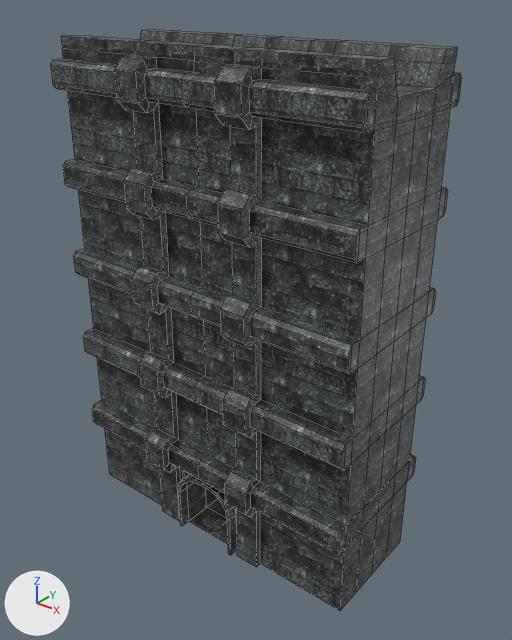
What one commit did to the FBX model Assets/3Dmodels/WallWithGate.fbx.
Camera for both pictures: a 50 mm lens placed at (30.9, -37.2, 41.2), pointed at (0.9, 0.3, 18.0). Arrows for +X, +Y and +Z are at lower left; the lights stay in place. Mesh edges are drawn as thin lines.

Names of what the first picture shows: 'WallWithDoor'.
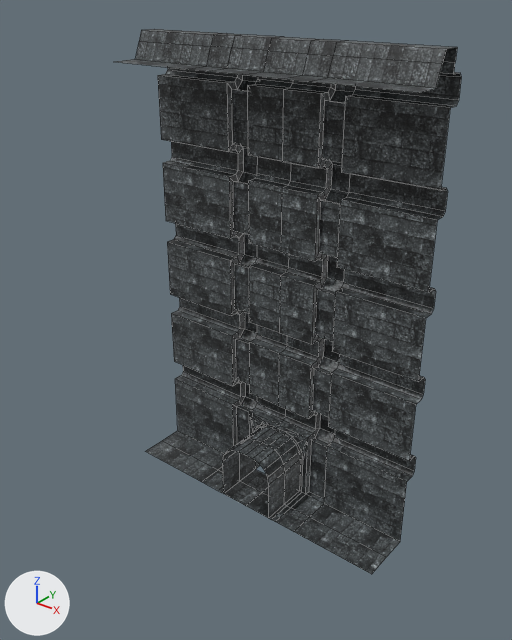
Pixel boxes [x1, y1, x2, y2] of what changed, in the pictures (512 x 640 px):
```json
{"object": "WallWithDoor", "change": "reshaped", "before": [51, 29, 461, 611], "after": [115, 29, 461, 574], "on screen": "16% narrower, 6% shorter"}
{"part": 1, "of": "me_cube_008", "change": "deleted", "before": [51, 35, 454, 611]}
```

Edits to the scene script, one JSON object a line:
```json
{"block": "me_cube_008", "where": "# used by ob_wallwithdoor; location = (0.0, 0.0, 0.0)"}
{"op": "remove", "block": "me_cube_008", "code": "me_cube_008.from_pydata(...)  # 975 vertices, 984 faces; spans x -12.5..12.5, y -6.2..6.2, z 0.0..37.5"}
{"op": "add", "block": "me_cube_008", "code": "me_cube_008.from_pydata(...)  # 475 vertices, 428 faces; spans x -12.5..12.5, y 0.0..6.2, z 0.0..37.5"}
{"block": "me_cube_008", "change": "me_cube_008 part 1: 500 vertices removed from x -12.5..12.5, y -6.2..2.2, z 0.0..37.5"}
```
